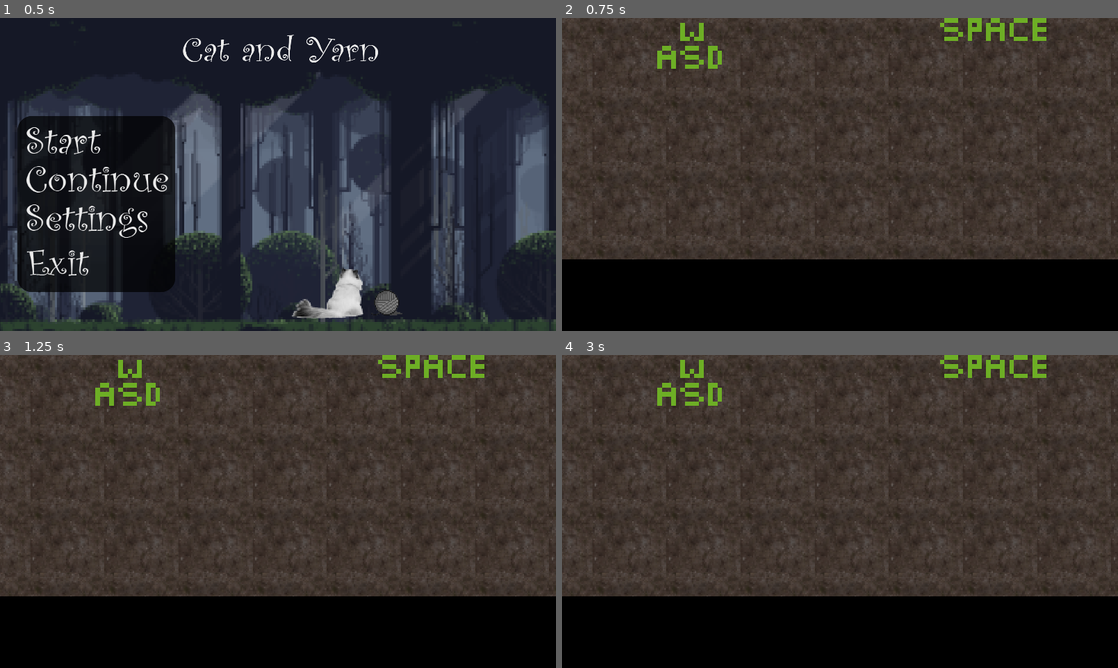
Above: before the commit, frames 1-4 (two rows, left to right).
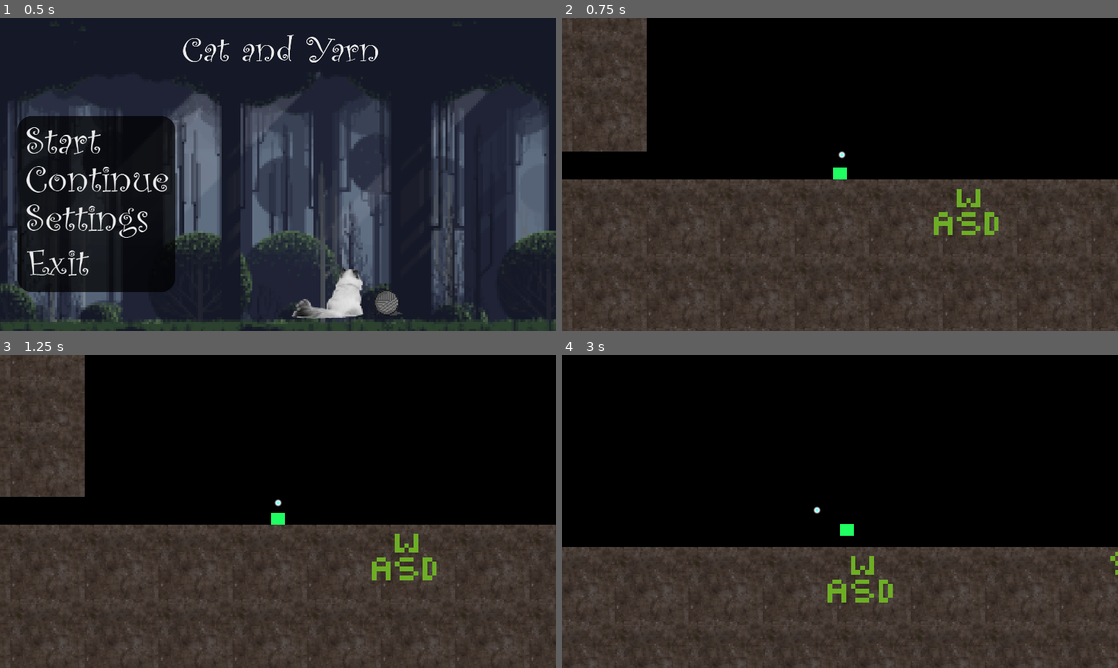
Above: after the commit, the same moments.

Repository: Musa-E/CS422---Group-Project
Game: Godot game, scene res://UI/MainMenu.tscn
Two runs of this game, one before a commit and one after it. Both use one fixed random seed, a clock stepped at 60 frames per second and the inputs below.
Inputs (mouse positions are in pixels of both pictures, inside the frame that each line leads up to):
- Up to frame 1 (0.5 s): no input
- Up to frame 2 (0.75 s): click (662, 140) at 0.5 s
- Up to frame 3 (1.25 s): no input
- Up to frame 4 (3 s): tap Enter (ui_accept) at 1.25, 1.52, 1.82, 2.27, 2.3, 2.57, 2.85 s; move the mouse to (962, 495) at 1.27 s; hold Right mouse button (grab) 1.28-2.03 s; hold Right (ui_right) 1.28-2.78 s; click (962, 495) at 1.55 s; move the mouse to (728, 527) at 2.02 s; click (728, 527) at 2.1 s; move the mouse to (895, 442) at 2.77 s; hold Left (ui_left) from 2.78 s (still down); hold Right mouse button (grab) from 2.78 s (still down)

Frame 1 is identical in both runs. In frame 2, 70% of the frame differs, in the area x 0-100%, y 0-100%; in frame 3, 72%; in frame 4, 85%.

Commit message:
Fixed scripts by checking out master

Diff:
--- a/catandyarn/Player/Cat.gd
+++ b/catandyarn/Player/Cat.gd
@@ -1,4 +1,4 @@
-extends CharacterBody2D
+extends Node2D
 
 # todo:: convert character controller to a rigidbody for better interaction with yarn & rope physics.
 
@@ -8,9 +8,19 @@
 @export var CLIMB_SPEED = 4.0
 @export var JUMP_VELOCITY = -400.0
 @export var IMPULSE_MULTIPLIER = 10.0
+@export var CAMERA_FOLLOW_OFFSET_X = 125.0
+@export var CAMERA_FOLLOW_OFFSET_Y = 75.0
+@export var SWIPE_FORCE = 500.0
 
 @export var swipe_component: Area2D
 @export var animations: AnimationPlayer
+@export var camera: Camera2D
+@export var character_body: CharacterBody2D
+@export var camera_follow_point: Node2D
+@export var cam_follow_stack: Array = []
+@export var can_swipe: bool = true
+
+@onready var swipe_starting_pos = swipe_component.position
 
 enum State {
 	IDLE,
@@ -22,27 +32,36 @@
 var can_attach: bool = false
 var current_state = State.IDLE
 var path: Path2D = null
-
 var attached_rope_segments = {}
 
 func handle_input(delta: float) -> Vector2:
 	# Get the input direction and handle the movement/deceleration.
 	# As good practice, you should replace UI actions with custom gameplay actions.
-	var direction := Input.get_axis("move_left", "move_right")
-	var jump := 1 if Input.is_action_just_pressed("jump") else 0
+	var direction := Input.get_axis("ui_left", "ui_right")
+	var jump := 1 if Input.is_action_just_pressed("ui_accept") else 0
 
 	# update the direction of the swipe
-	if direction < 0: swipe_component.scale.x = -1
-	if direction > 0: swipe_component.scale.x = 1
+	if direction < 0: swipe_component.position.x = swipe_starting_pos.x * -1
+	if direction > 0: swipe_component.position.x = swipe_starting_pos.x * 1
+
+	if Input.is_action_just_pressed("ui_cancel"):
+		get_tree().change_scene_to_file("res://tutorial.tscn")
 
 	return Vector2(direction, jump)
 
-#func handle_state(delta: float, current: State, input: Vector2) -> State:
-	#return State.IDLE
+# updates the position of the marker that the camera follows.
+func update_camera_follow_point(delta: float, input: Vector2) -> Vector2:
+	if cam_follow_stack.size() < 1:
+		var x = character_body.global_position.x + (CAMERA_FOLLOW_OFFSET_X * input.x)
+		var y = character_body.global_position.y - (CAMERA_FOLLOW_OFFSET_Y)
+		camera_follow_point.global_position = camera_follow_point.global_position.lerp(Vector2(x, y), 0.3)
+		return Vector2(x, y)
+	camera_follow_point.global_position = camera_follow_point.global_position.lerp(cam_follow_stack[-1].global_position, 0.3)
+	return cam_follow_stack[-1].global_position
 
 func normal_movement(delta: float, input: Vector2) -> void:
 	# let the player interact with the ground.
-	collision_mask = 1
+	character_body.collision_mask = 1
 
 	# todo:: This does not work with the existing way the player moves,
 	#        x velocity is set after the velocity is set after detatching
@@ -50,27 +69,26 @@
 	if current_state == State.ATTACHED:
 		# set the velocity of the player to keep momentum from the rope
 		if len(attached_rope_segments) > 0:
-			velocity = attached_rope_segments.keys()[0].linear_velocity
+			character_body.velocity = attached_rope_segments.keys()[0].linear_velocity
 
 	# Add the gravity.
-	if not is_on_floor():
-		velocity += get_gravity() * delta
+	if not character_body.is_on_floor():
+		character_body.velocity += character_body.get_gravity() * delta
 
 	# Handle jump.
-	if input.y != 0 and is_on_floor():
-		velocity.y = JUMP_VELOCITY
+	if input.y != 0 and character_body.is_on_floor():
+		character_body.velocity.y = JUMP_VELOCITY
 
-	velocity.x = input.x * SPEED if input.x else move_toward(velocity.x, 0, ACCELERATION)
-	current_state = State.MOVING if velocity.x != 0 else State.IDLE
-	#print(velocity)
-	move_and_slide()
+	character_body.velocity.x = input.x * SPEED if input.x else move_toward(character_body.velocity.x, 0, ACCELERATION)
+	current_state = State.MOVING if character_body.velocity.x != 0 else State.IDLE
+	character_body.move_and_slide()
 
 # code for when the player is attached to a rope. We should apply forces instead
 # of modifying the velocity directly.
 # this code is a giga nightmare of coupling help
 func attached_movement(delta: float, input: Vector2) -> void:
-	velocity = Vector2.ZERO
-	collision_mask = 0
+	character_body.velocity = Vector2.ZERO
+	character_body.collision_mask = 0
 	if not path:
 		return
 
@@ -80,7 +98,7 @@
 	var closest_offset = curve.get_closest_offset(path.to_local(global_position))
 
 	# temporary
-	var direction := Input.get_axis("jump", "ui_down")
+	var direction := Input.get_axis("ui_up", "ui_down")
 	var impulse = Vector2.RIGHT * IMPULSE_MULTIPLIER * input.x
 
 	# apply an impulse based on the movement direction to all nearby segments
@@ -93,13 +111,18 @@
 
 	path_follow.progress = lerp(path_follow.progress, path_follow.progress + direction * CLIMB_SPEED, 0.5)
 	# update the player position to be the global position of the pathfollow2D after all transformations
-	global_position = global_position.lerp(path_follow.global_position, 0.5)
+	character_body.global_position = character_body.global_position.lerp(path_follow.global_position, 0.5)
 	current_state = State.ATTACHED
 
 # todo:: Add swipe ability
 func swipe(delta: float, input: Vector2) -> void:
 	# play animation that activates a hitbox
-	pass
+	animations.play("swipe")
+
+func _process(delta: float) -> void:
+	var input := handle_input(delta)
+	# update camera position
+	camera.global_position = camera.global_position.lerp(update_camera_follow_point(delta, input), 0.025)
 
 func _physics_process(delta: float) -> void:
 	var input := handle_input(delta)
@@ -108,8 +131,9 @@
 		attached_movement(delta, input)
 	else:
 		normal_movement(delta, input)
-		if Input.is_action_just_pressed("swipe"):
+		if Input.is_action_just_pressed("swipe") and can_swipe:
 			swipe(delta, input)
+
 
 # Area component can only collide with the rope produced by the yarn.
 func _on_check_rope_touch_body_entered(body: Node2D) -> void:
@@ -127,3 +151,35 @@
 	#print(attached_rope_segments)
 	if len(attached_rope_segments) < 1:
 		can_attach = false
+
+func _on_check_cam_follow_area_entered(area: Area2D) -> void:
+	cam_follow_stack.append(area)
+	# adjust the camera zoom
+	var collider: CollisionShape2D = area.get_child(0) # we assume has 1 child that's a collision shape???
+	var shape: RectangleShape2D = collider.shape
+	var zoom_level_x = min(1,  get_viewport().size.x / shape.size.x)
+	var zoom_level_y = min(1, get_viewport().size.y / shape.size.y)
+	var zoom = min(zoom_level_x, zoom_level_y)
+	var tween = create_tween()
+	tween.tween_property(camera, "zoom", Vector2(zoom, zoom), 0.5)
+	tween.play()
+
+func _on_check_cam_follow_area_exited(area: Area2D) -> void:
+	cam_follow_stack.resize(cam_follow_stack.size() - 1)
+	# adjust the zoom size
+	var zoom = 1
+	if cam_follow_stack.size() > 0:
+		var collider: CollisionShape2D = cam_follow_stack[-1].get_child(0) # we assume has 1 child that's a collision shape???
+		var shape: RectangleShape2D = collider.shape
+		var zoom_level_x = min(1,  get_viewport().size.x / shape.size.x)
+		var zoom_level_y = min(1, get_viewport().size.y / shape.size.y)
+		zoom = min(zoom_level_x, zoom_level_y)
+	var tween = create_tween()
+	tween.tween_property(camera, "zoom", Vector2(zoom, zoom), 0.5)
+	tween.play()
+
+func _on_swipe_body_entered(body: Node2D) -> void:
+	if body is RigidBody2D:
+		var yarn: RigidBody2D = body
+		var force = (yarn.global_position - swipe_component.global_position) * SWIPE_FORCE
+		yarn.apply_central_impulse(force)
--- a/catandyarn/Player/Cat.tscn
+++ b/catandyarn/Player/Cat.tscn
@@ -10,45 +10,181 @@
 size = Vector2(80, 72)
 
 [sub_resource type="RectangleShape2D" id="RectangleShape2D_qy6en"]
-size = Vector2(24, 24)
+size = Vector2(48, 24)
 
-[node name="Cat" type="CharacterBody2D" node_paths=PackedStringArray("swipe_component")]
+[sub_resource type="RectangleShape2D" id="RectangleShape2D_yvf38"]
+size = Vector2(128, 120)
+
+[sub_resource type="Gradient" id="Gradient_76ep7"]
+offsets = PackedFloat32Array(0.0987203, 0.162706, 0.301645)
+colors = PackedColorArray(0.486275, 1, 1, 1, 1, 1, 1, 1, 1, 1, 1, 0)
+
+[sub_resource type="GradientTexture2D" id="GradientTexture2D_7ivux"]
+gradient = SubResource("Gradient_76ep7")
+fill = 1
+fill_from = Vector2(0.508547, 0.487179)
+
+[sub_resource type="Animation" id="Animation_gi148"]
+resource_name = "swipe"
+length = 0.5
+tracks/0/type = "value"
+tracks/0/imported = false
+tracks/0/enabled = true
+tracks/0/path = NodePath("Cat/Swipe:visible")
+tracks/0/interp = 1
+tracks/0/loop_wrap = true
+tracks/0/keys = {
+"times": PackedFloat32Array(0, 0.5),
+"transitions": PackedFloat32Array(1, 1),
+"update": 1,
+"values": [true, false]
+}
+tracks/1/type = "value"
+tracks/1/imported = false
+tracks/1/enabled = true
+tracks/1/path = NodePath(".:can_swipe")
+tracks/1/interp = 1
+tracks/1/loop_wrap = true
+tracks/1/keys = {
+"times": PackedFloat32Array(0, 0.5),
+"transitions": PackedFloat32Array(1, 1),
+"update": 1,
+"values": [false, true]
+}
+tracks/2/type = "value"
+tracks/2/imported = false
+tracks/2/enabled = true
+tracks/2/path = NodePath("Cat/Swipe/CollisionShape2D:disabled")
+tracks/2/interp = 1
+tracks/2/loop_wrap = true
+tracks/2/keys = {
+"times": PackedFloat32Array(0, 0.5),
+"transitions": PackedFloat32Array(1, 1),
+"update": 1,
+"values": [false, true]
+}
+
+[sub_resource type="Animation" id="Animation_dh2rw"]
+length = 0.001
+tracks/0/type = "value"
+tracks/0/imported = false
+tracks/0/enabled = true
+tracks/0/path = NodePath("Cat/Swipe:visible")
+tracks/0/interp = 1
+tracks/0/loop_wrap = true
+tracks/0/keys = {
+"times": PackedFloat32Array(0),
+"transitions": PackedFloat32Array(1),
+"update": 1,
+"values": [false]
+}
+tracks/1/type = "value"
+tracks/1/imported = false
+tracks/1/enabled = true
+tracks/1/path = NodePath(".:can_swipe")
+tracks/1/interp = 1
+tracks/1/loop_wrap = true
+tracks/1/keys = {
+"times": PackedFloat32Array(0),
+"transitions": PackedFloat32Array(1),
+"update": 1,
+"values": [true]
+}
+tracks/2/type = "value"
+tracks/2/imported = false
+tracks/2/enabled = true
+tracks/2/path = NodePath("Cat/Swipe/CollisionShape2D:disabled")
+tracks/2/interp = 1
+tracks/2/loop_wrap = true
+tracks/2/keys = {
+"times": PackedFloat32Array(0),
+"transitions": PackedFloat32Array(1),
+"update": 1,
+"values": [true]
+}
+
+[sub_resource type="AnimationLibrary" id="AnimationLibrary_7ph8h"]
+_data = {
+"RESET": SubResource("Animation_dh2rw"),
+"swipe": SubResource("Animation_gi148")
+}
+
+[node name="Player" type="Node2D" node_paths=PackedStringArray("swipe_component", "animations", "camera", "character_body", "camera_follow_point")]
+script = ExtResource("1_so0pf")
+SWIPE_FORCE = 250.0
+swipe_component = NodePath("Cat/Swipe")
+animations = NodePath("AnimationPlayer")
+camera = NodePath("Camera2D")
+character_body = NodePath("Cat")
+camera_follow_point = NodePath("Marker2D")
+
+[node name="Cat" type="CharacterBody2D" parent="."]
 collision_layer = 16
-script = ExtResource("1_so0pf")
-swipe_component = NodePath("Swipe")
 
-[node name="Sprite2D" type="Sprite2D" parent="."]
+[node name="Sprite2D" type="Sprite2D" parent="Cat"]
 
-[node name="Polygon2D" type="Polygon2D" parent="."]
+[node name="Polygon2D" type="Polygon2D" parent="Cat"]
 scale = Vector2(1, 1.66667)
 color = Color(0.121569, 1, 0.384314, 1)
 polygon = PackedVector2Array(-24, -24, 24, -24, 24, -9.6, 24, 0, -16, 0, -24, 0, -24, -14.4)
 
-[node name="CollisionShape2D" type="CollisionShape2D" parent="."]
+[node name="CollisionShape2D" type="CollisionShape2D" parent="Cat"]
 position = Vector2(0, -20)
 shape = SubResource("RectangleShape2D_ye0js")
 
-[node name="CheckRopeTouch" type="Area2D" parent="."]
+[node name="CheckRopeTouch" type="Area2D" parent="Cat"]
 collision_layer = 32
 collision_mask = 4
 
-[node name="CollisionShape2D" type="CollisionShape2D" parent="CheckRopeTouch"]
+[node name="CollisionShape2D" type="CollisionShape2D" parent="Cat/CheckRopeTouch"]
 position = Vector2(0, -20)
 shape = SubResource("RectangleShape2D_ij8xi")
 
-[node name="Swipe" type="Area2D" parent="."]
+[node name="Swipe" type="Area2D" parent="Cat"]
 visible = false
-collision_layer = 16
+position = Vector2(51, -13)
+collision_layer = 128
 collision_mask = 2
 script = ExtResource("2_g1xiq")
 
-[node name="CollisionShape2D" type="CollisionShape2D" parent="Swipe"]
-position = Vector2(44, -20)
+[node name="CollisionShape2D" type="CollisionShape2D" parent="Cat/Swipe"]
 shape = SubResource("RectangleShape2D_qy6en")
+disabled = true
+metadata/_edit_lock_ = true
 
-[node name="Polygon2D" type="Polygon2D" parent="Swipe"]
+[node name="Polygon2D" type="Polygon2D" parent="Cat/Swipe"]
 color = Color(0.792157, 0.211765, 0.101961, 1)
-polygon = PackedVector2Array(32, -32, 56, -32, 56, -8, 32, -8)
+polygon = PackedVector2Array(-24, -12, 24, -12, 24, 12, -24, 12)
+metadata/_edit_lock_ = true
 
-[connection signal="body_entered" from="CheckRopeTouch" to="." method="_on_check_rope_touch_body_entered"]
-[connection signal="body_exited" from="CheckRopeTouch" to="." method="_on_check_rope_touch_body_exited"]
+[node name="CheckCamFollow" type="Area2D" parent="Cat"]
+collision_layer = 16
+collision_mask = 64
+metadata/_edit_lock_ = true
+
+[node name="CollisionShape2D" type="CollisionShape2D" parent="Cat/CheckCamFollow"]
+position = Vector2(0, -20)
+shape = SubResource("RectangleShape2D_yvf38")
+metadata/_edit_lock_ = true
+
+[node name="Camera2D" type="Camera2D" parent="."]
+limit_smoothed = true
+position_smoothing_enabled = true
+rotation_smoothing_enabled = true
+metadata/_edit_lock_ = true
+
+[node name="Marker2D" type="Sprite2D" parent="."]
+position = Vector2(152, -192)
+texture = SubResource("GradientTexture2D_7ivux")
+metadata/_edit_lock_ = true
+
+[node name="AnimationPlayer" type="AnimationPlayer" parent="."]
+libraries = {
+"": SubResource("AnimationLibrary_7ph8h")
+}
+
+[connection signal="body_entered" from="Cat/CheckRopeTouch" to="." method="_on_check_rope_touch_body_entered"]
+[connection signal="body_exited" from="Cat/CheckRopeTouch" to="." method="_on_check_rope_touch_body_exited"]
+[connection signal="body_entered" from="Cat/Swipe" to="." method="_on_swipe_body_entered"]
+[connection signal="area_entered" from="Cat/CheckCamFollow" to="." method="_on_check_cam_follow_area_entered"]
+[connection signal="area_exited" from="Cat/CheckCamFollow" to="." method="_on_check_cam_follow_area_exited"]
Not shown: 1 places in catandyarn/Player/Cat.tscn that only renumber resources
